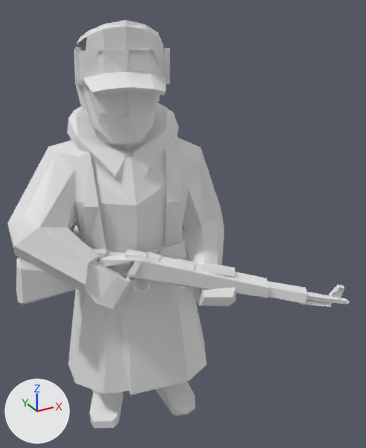
Before and after pictures for a commit that changed the glTF model web/public/pezzi/bulge_german_inf_1.glb.
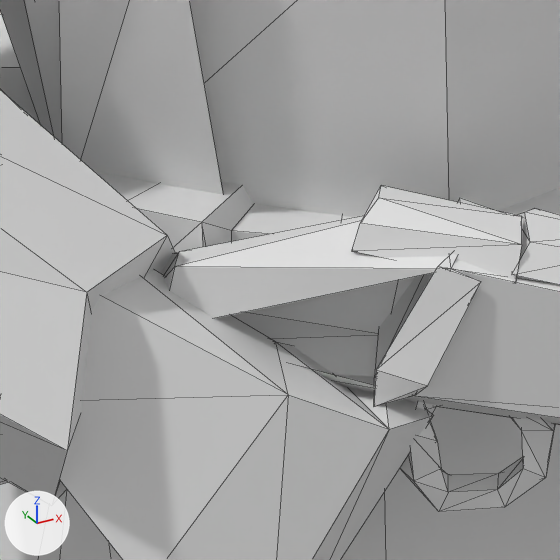
The first picture shows the older version from a camera (50 mm lens) standing at (-0.154, -0.307, 0.334) and looking at (0.015, 0.001, 0.18). The close-ups show the older and then the newer version on the part from 21% to 42% of the width and 50% to 67% of the height of that picture. Only the edits that show in the close-ups are written down. Every picture has the same lights, and +X, +Y and +Z are marked at lower left. The close-ups show mesh edges as thin lines. Materials are left out; every surface is plain grey. Vertices at exactly the same position are counted once.

Names of what the first close-up shows: 'bulge_german_inf.glb'.
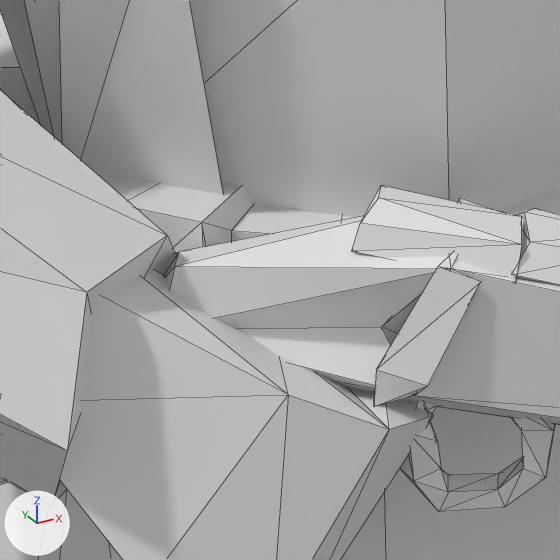
Pixel boxes [x1, y1, x2, y2] of what changed, in the close-ups (560 x 560 px):
part 1 of me_bulge_german_inf_glb, added
    after: [214, 273, 433, 385]

The edits, one by one:
me_bulge_german_inf_glb is used by ob_bulge_german_inf_glb; location (0.0, 0.0, 0.0).
me_bulge_german_inf_glb had 697 vertices, 1266 faces and spanned x -0.109..0.109, y -0.084..0.084, z 0.0..0.324.
me_bulge_german_inf_glb now has 700 vertices, 1302 faces and spans x -0.109..0.109, y -0.084..0.084, z 0.0..0.324.
Part 1, on me_bulge_german_inf_glb:
2 vertices are added at (-0.013, 0.032, 0.151), (-0.036, -0.013, 0.163).
18 new faces join them.
Other edits to the shape of me_bulge_german_inf_glb do not show in these pictures.
